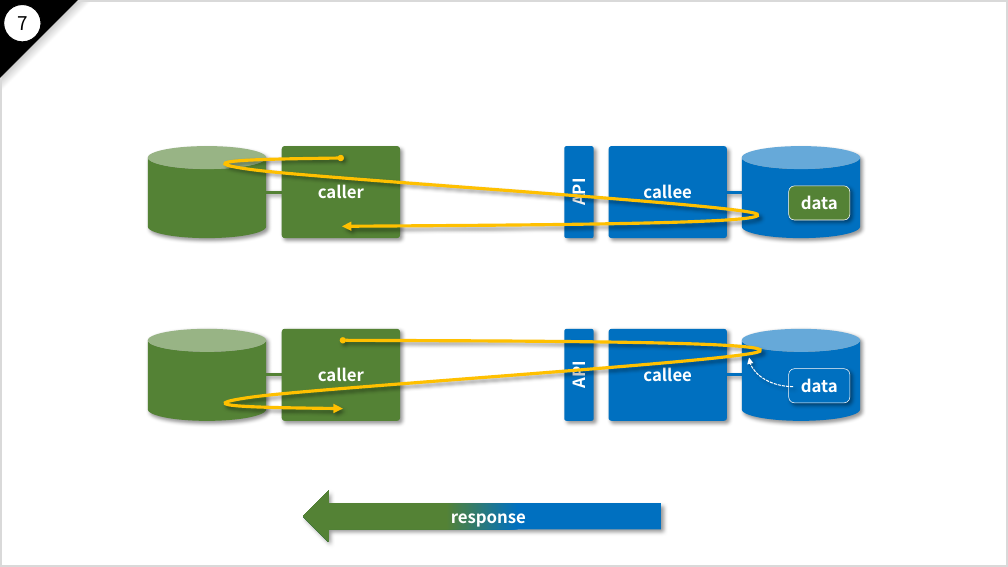
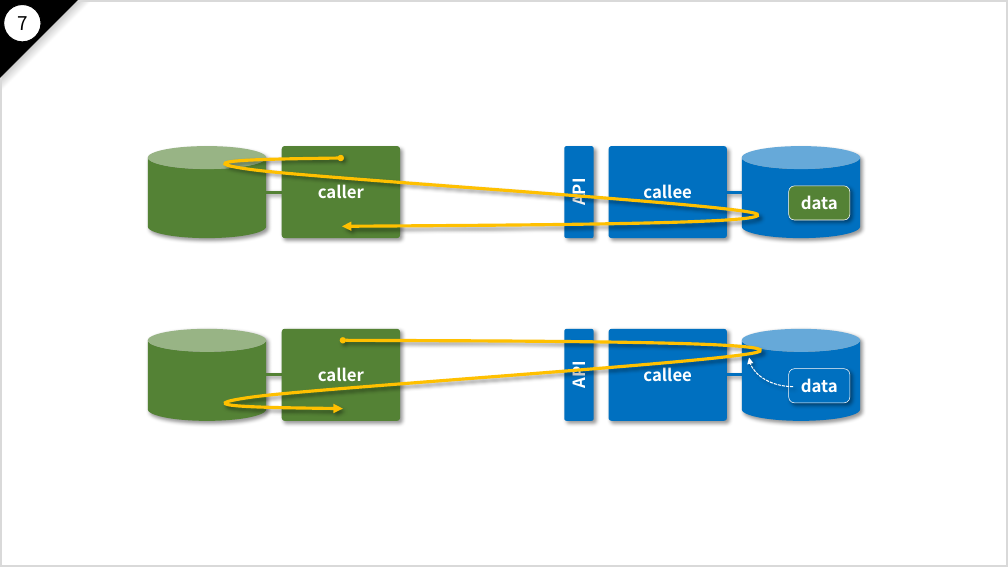
Before and after one commit to nakayama-kazuki/2021, a slide deck: slide 154 of pptx/power-punch-v2.pptx (slide 153 before the commit). Drawn at 1008x567 pixels with LibreOffice and Linux fonts; fonts in the diff are those of the drawing. Boxes give left, top, right and bottom in pixels: in the first picture for what was removed or moved away, otherwise in the second. Text is boxed around its words. In the diff, an @@ line names an element or a change of style, - is before the commit and + after.

```diff
--- a/pptx/power-punch-v2.pptx
+++ b/pptx/power-punch-v2.pptx
@@ right arrow removed at (303,490,662,542) @@
-response
```
Also in this commit, not shown: 9 other slides changed, 2 slides added.
